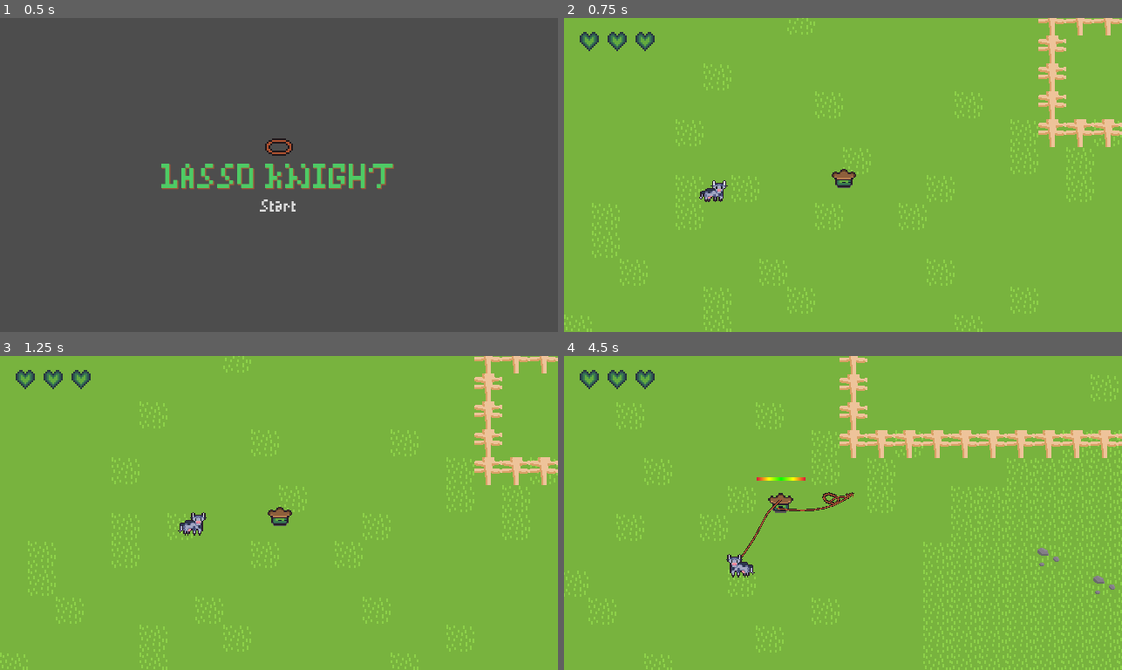
Above: before the commit, frames 1-4 (two rows, left to right).
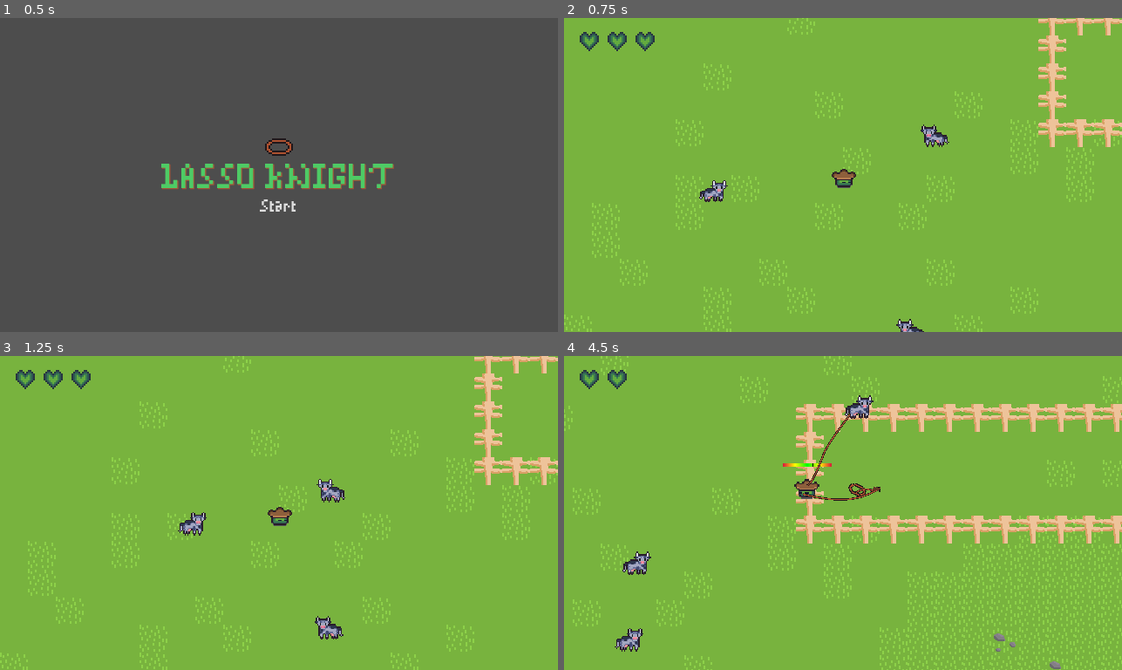
Above: after the commit, the same moments.

Repository: 2weeking/Lasso-Knight
Game: Godot game, scene res://levels/MainMenu.tscn
Two runs of this game, one before a commit and one after it. Both use one fixed random seed, a clock stepped at 60 frames per second and the inputs below.
Inputs (mouse positions are in pixels of both pictures, inside the frame that each line leads up to):
- Up to frame 1 (0.5 s): no input
- Up to frame 2 (0.75 s): click "Start" at 0.5 s
- Up to frame 3 (1.25 s): no input
- Up to frame 4 (4.5 s): move the mouse to (965, 497) at 1.27 s; hold D (right) 1.28-2.03 s; click (965, 497) at 1.35 s; move the mouse to (731, 528) at 2.02 s; hold S (down) 2.03-2.78 s; click (731, 528) at 2.1 s; move the mouse to (898, 443) at 2.77 s; hold D (right) 2.78-3.53 s; click (898, 443) at 2.85 s; move the mouse to (815, 575) at 3.52 s; hold W (up) 3.53-4.28 s; click (815, 575) at 3.6 s; move the mouse to (1010, 560) at 4.27 s; hold A (left) from 4.28 s (still down); click (1010, 560) at 4.35 s

Frame 1 is identical in both runs. In frame 2, 0.3% of the frame differs, in the area x 59-70%, y 33-100%; in frame 3, 0.5%; in frame 4, 19%, in the area x 0-100%, y 0-100%.

Commit message:
Added player iframes and hit flash shader effect

Diff:
--- /dev/null
+++ b/assets/shaders/flash.tres
@@ -0,0 +1,74 @@
+[gd_resource type="VisualShader" load_steps=5 format=3 uid="uid://u7ofi1or30fe"]
+
+[sub_resource type="VisualShaderNodeColorParameter" id="VisualShaderNodeColorParameter_w61e3"]
+parameter_name = "tint"
+default_value_enabled = true
+
+[sub_resource type="VisualShaderNodeBooleanParameter" id="VisualShaderNodeBooleanParameter_xrkpr"]
+parameter_name = "enabled"
+default_value_enabled = true
+
+[sub_resource type="VisualShaderNodeIf" id="VisualShaderNodeIf_3ihpl"]
+default_input_values = [0, 0.0, 1, 1.0, 2, 1e-05, 3, Vector3(0, 0, 0), 4, Vector3(0, 0, 0), 5, Vector3(0, 0, 0)]
+
+[sub_resource type="VisualShaderNodeInput" id="VisualShaderNodeInput_py7ib"]
+input_name = "color"
+
+[resource]
+code = "shader_type canvas_item;
+render_mode blend_mix;
+
+uniform bool enabled = false;
+uniform vec4 tint : source_color = vec4(1.000000, 1.000000, 1.000000, 1.000000);
+
+
+
+void fragment() {
+// BooleanParameter:3
+	bool n_out3p0 = enabled;
+
+
+// ColorParameter:2
+	vec4 n_out2p0 = tint;
+
+
+// Input:5
+	vec4 n_out5p0 = COLOR;
+
+
+	vec3 n_out4p0;
+// If:4
+	float n_in4p1 = 1.00000;
+	float n_in4p2 = 0.00001;
+	if(abs((n_out3p0 ? 1.0 : 0.0) - n_in4p1) < n_in4p2)
+	{
+		n_out4p0 = vec3(n_out2p0.xyz);
+	}
+	else if((n_out3p0 ? 1.0 : 0.0) < n_in4p1)
+	{
+		n_out4p0 = vec3(n_out5p0.xyz);
+	}
+	else
+	{
+		n_out4p0 = vec3(n_out5p0.xyz);
+	}
+
+
+// Output:0
+	COLOR.rgb = n_out4p0;
+
+
+}
+"
+graph_offset = Vector2(-668.698, -35.1214)
+mode = 1
+flags/light_only = false
+nodes/fragment/2/node = SubResource("VisualShaderNodeColorParameter_w61e3")
+nodes/fragment/2/position = Vector2(-600, 260)
+nodes/fragment/3/node = SubResource("VisualShaderNodeBooleanParameter_xrkpr")
+nodes/fragment/3/position = Vector2(-400, 80)
+nodes/fragment/4/node = SubResource("VisualShaderNodeIf_3ihpl")
+nodes/fragment/4/position = Vector2(-20, 120)
+nodes/fragment/5/node = SubResource("VisualShaderNodeInput_py7ib")
+nodes/fragment/5/position = Vector2(-580, 520)
+nodes/fragment/connections = PackedInt32Array(3, 0, 4, 0, 2, 0, 4, 3, 4, 0, 0, 0, 5, 0, 4, 4, 5, 0, 4, 5)
--- a/entities/enemy/enemy.gd
+++ b/entities/enemy/enemy.gd
@@ -36,5 +36,7 @@
 
 
 func _on_hitbox_area_entered(area):
-	if area.name == "LassoHurtBox":
+	if area.name == "LassoHurtbox":
 		counter_direction = direction * -1
+	if area.name == "Hitbox" and not is_in_group("captured"):
+		area.get_parent().hp -= damage
--- a/entities/knight/knight.gd
+++ b/entities/knight/knight.gd
@@ -8,6 +8,8 @@
 	set(new_hp):
 		if new_hp <= 0:
 			die()
+		elif new_hp < hp:
+			hurt_animation_player.play("hurt")
 		hp_changed.emit(hp, new_hp)
 		hp = new_hp
 
@@ -21,6 +23,7 @@
 @onready var sprite = $Sprite2D
 @onready var animation_tree = $AnimationTree
 @onready var state_machine = animation_tree.get("parameters/playback")
+@onready var hurt_animation_player = $HurtAnimationPlayer
 
 # Lasso related
 @onready var verlet_rope = preload("res://entities/lasso/verlet_rope.tscn")
@@ -59,7 +62,7 @@
 	gradient_texture.gradient = gradient
 	lasso_bar.texture_under = gradient_texture
 
-func _process(delta):
+func _process(_delta):
 	# Movement
 	input_direction = Vector2(
 		Input.get_action_strength("right") - Input.get_action_strength("left"),
@@ -158,10 +161,6 @@
 	if body.is_in_group("enemy"):
 		if body.is_in_group("captured"):
 			remove_rope(body, true)
-		elif body.is_in_group("capturing"):
-			pass
-		else:
-			hp -= body.damage
 
 func _on_hurtbox_body_entered(body):
 	if body.is_in_group("enemy") and not body.is_in_group("capturing") and not body.is_in_group("captured"):
--- a/entities/knight/knight.tscn
+++ b/entities/knight/knight.tscn
@@ -1,12 +1,46 @@
-[gd_scene load_steps=27 format=3 uid="uid://dja6ht0ohfpye"]
+[gd_scene load_steps=31 format=3 uid="uid://dja6ht0ohfpye"]
 
 [ext_resource type="Script" path="res://entities/knight/knight.gd" id="1_bwy00"]
+[ext_resource type="Shader" uid="uid://u7ofi1or30fe" path="res://assets/shaders/flash.tres" id="2_r5cnl"]
 [ext_resource type="Texture2D" uid="uid://c8lpq53ikisag" path="res://assets/LassoKnightSprites/BEANKNIGHT.png" id="2_vql2c"]
 [ext_resource type="Script" path="res://entities/knight/Camera2D.gd" id="3_56ek5"]
 [ext_resource type="PackedScene" uid="uid://wtb0tpyhgt5v" path="res://entities/lasso/verlet_rope.tscn" id="4_45si7"]
 [ext_resource type="PackedScene" uid="uid://dvlia5gva2tk" path="res://entities/knight/player_health_ui.tscn" id="4_68lu1"]
 [ext_resource type="Texture2D" uid="uid://du1c6mmkrb8uc" path="res://assets/rope/lasso_head.png" id="4_ok8xe"]
 
+[sub_resource type="Animation" id="Animation_6cwnc"]
+resource_name = "hurt"
+length = 1.5
+tracks/0/type = "value"
+tracks/0/imported = false
+tracks/0/enabled = true
+tracks/0/path = NodePath("../Sprite2D:material:shader_parameter/enabled")
+tracks/0/interp = 1
+tracks/0/loop_wrap = true
+tracks/0/keys = {
+"times": PackedFloat32Array(0, 0.1, 0.2, 0.3, 0.4, 0.5, 0.6, 0.7, 0.8, 0.9, 1, 1.1, 1.2, 1.3, 1.4, 1.5),
+"transitions": PackedFloat32Array(1, 1, 1, 1, 1, 1, 1, 1, 1, 1, 1, 1, 1, 1, 1, 1),
+"update": 1,
+"values": [true, false, true, false, true, false, true, false, true, false, true, false, true, false, true, false]
+}
+tracks/1/type = "value"
+tracks/1/imported = false
+tracks/1/enabled = true
+tracks/1/path = NodePath("../Hitbox:collision_layer")
+tracks/1/interp = 1
+tracks/1/loop_wrap = true
+tracks/1/keys = {
+"times": PackedFloat32Array(0, 1.5),
+"transitions": PackedFloat32Array(1, 1),
+"update": 1,
+"values": [0, 2]
+}
+
+[sub_resource type="AnimationLibrary" id="AnimationLibrary_jt0hl"]
+_data = {
+"hurt": SubResource("Animation_6cwnc")
+}
+
 [sub_resource type="Animation" id="Animation_otww2"]
 resource_name = "idle"
 loop_mode = 1
@@ -47,7 +81,7 @@
 tracks/0/type = "value"
 tracks/0/imported = false
 tracks/0/enabled = true
-tracks/0/path = NodePath("Path2D/PathFollow2D/LassoHurtBox:collision_mask")
+tracks/0/path = NodePath("Path2D/PathFollow2D/LassoHurtbox:collision_mask")
 tracks/0/interp = 1
 tracks/0/loop_wrap = true
 tracks/0/keys = {
@@ -120,9 +154,15 @@
 states/walk/node = SubResource("AnimationNodeAnimation_6xr85")
 states/walk/position = Vector2(613, 100)
 states/whip/node = SubResource("AnimationNodeAnimation_6h35c")
-states/whip/position = Vector2(502, 217)
+states/whip/position = Vector2(513, -52)
 transitions = ["Start", "idle", SubResource("AnimationNodeStateMachineTransition_k2ac6"), "idle", "walk", SubResource(" …(414 unchanged characters)…
-graph_offset = Vector2(-169, 25)
+graph_offset = Vector2(-370, -146)
+
+[sub_resource type="ShaderMaterial" id="ShaderMaterial_1akgq"]
+resource_local_to_scene = true
+shader = ExtResource("2_r5cnl")
+shader_parameter/enabled = false
+shader_parameter/tint = Color(1, 1, 1, 1)
 
 [sub_resource type="Curve2D" id="Curve2D_v218c"]
 _data = {
@@ -141,9 +181,16 @@
 
 [sub_resource type="CanvasTexture" id="CanvasTexture_3xjrk"]
 
-[node name="Knight" type="CharacterBody2D"]
+[node name="Knight" type="CharacterBody2D" groups=["player"]]
 collision_layer = 2
 script = ExtResource("1_bwy00")
+
+[node name="HurtAnimationPlayer" type="AnimationPlayer" parent="."]
+root_node = NodePath("../AnimationPlayer")
+callback_mode_process = 0
+libraries = {
+"": SubResource("AnimationLibrary_jt0hl")
+}
 
 [node name="AnimationPlayer" type="AnimationPlayer" parent="."]
 callback_mode_process = 0
@@ -160,6 +207,7 @@
 anim_player = NodePath("../AnimationPlayer")
 
 [node name="Sprite2D" type="Sprite2D" parent="."]
+material = SubResource("ShaderMaterial_1akgq")
 scale = Vector2(1.5, 1.5)
 texture = ExtResource("2_vql2c")
 hframes = 9
@@ -181,11 +229,11 @@
 z_index = 1
 target = NodePath("../..")
 
-[node name="LassoHurtBox" type="Area2D" parent="Path2D/PathFollow2D"]
+[node name="LassoHurtbox" type="Area2D" parent="Path2D/PathFollow2D"]
 collision_layer = 8
 collision_mask = 0
 
-[node name="CollisionShape2D" type="CollisionShape2D" parent="Path2D/PathFollow2D/LassoHurtBox"]
+[node name="CollisionShape2D" type="CollisionShape2D" parent="Path2D/PathFollow2D/LassoHurtbox"]
 shape = SubResource("RectangleShape2D_an74c")
 debug_color = Color(1, 0, 0, 0.419608)
 
@@ -197,11 +245,11 @@
 position_smoothing_enabled = true
 script = ExtResource("3_56ek5")
 
-[node name="HitBox" type="Area2D" parent="."]
+[node name="Hitbox" type="Area2D" parent="."]
 collision_layer = 2
-collision_mask = 4
-
-[node name="CollisionShape2D" type="CollisionShape2D" parent="HitBox"]
+collision_mask = 0
+
+[node name="CollisionShape2D" type="CollisionShape2D" parent="Hitbox"]
 shape = SubResource("RectangleShape2D_nid7g")
 debug_color = Color(0.266667, 0.623529, 0.317647, 0.419608)
 
@@ -224,5 +272,5 @@
 texture_progress = SubResource("CanvasTexture_3xjrk")
 tint_progress = Color(0, 0, 0, 1)
 
-[connection signal="body_entered" from="Path2D/PathFollow2D/LassoHurtBox" to="." method="_on_hurtbox_body_entered"]
-[connection signal="body_entered" from="HitBox" to="." method="_on_hit_box_body_entered"]
+[connection signal="body_entered" from="Path2D/PathFollow2D/LassoHurtbox" to="." method="_on_hurtbox_body_entered"]
+[connection signal="body_entered" from="Hitbox" to="." method="_on_hit_box_body_entered"]
--- a/levels/level_0.tscn
+++ b/levels/level_0.tscn
@@ -43,3 +43,15 @@
 speed = 100
 speed_offset = 50
 capture_time = 5
+
+[node name="Enemy2" parent="." instance=ExtResource("2_o46i8")]
+position = Vector2(86, 191)
+speed = 100
+speed_offset = 50
+capture_time = 5
+
+[node name="Enemy3" parent="." instance=ExtResource("2_o46i8")]
+position = Vector2(122, -54)
+speed = 100
+speed_offset = 50
+capture_time = 5
